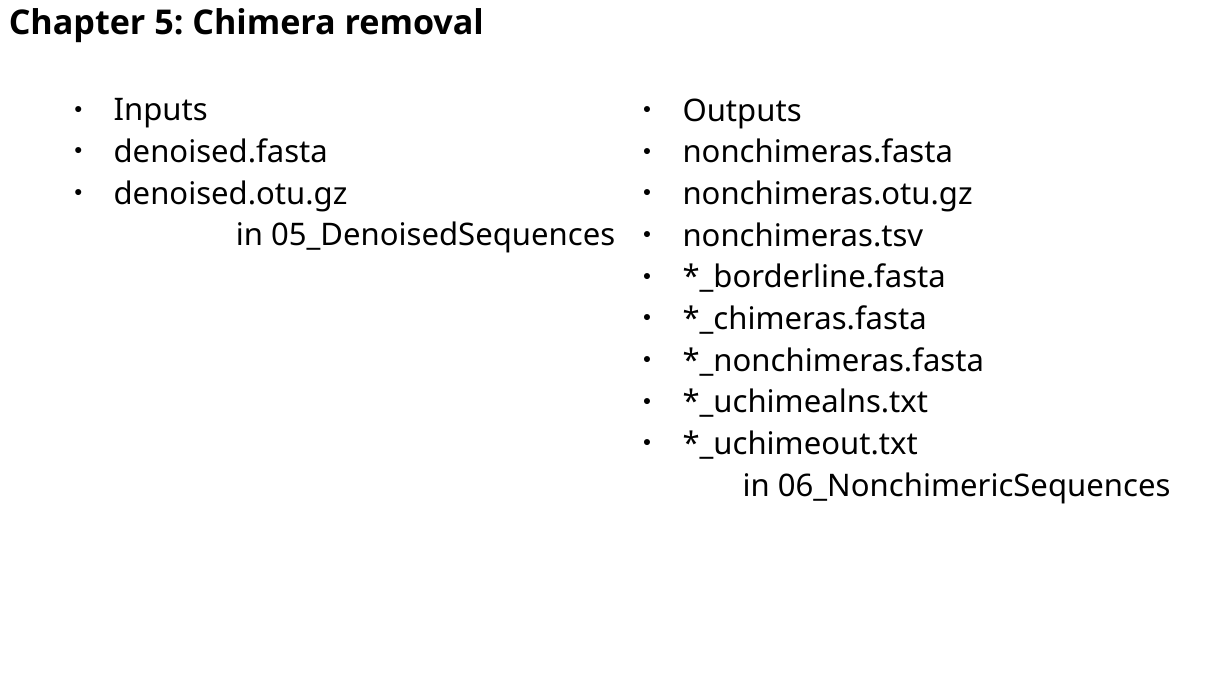
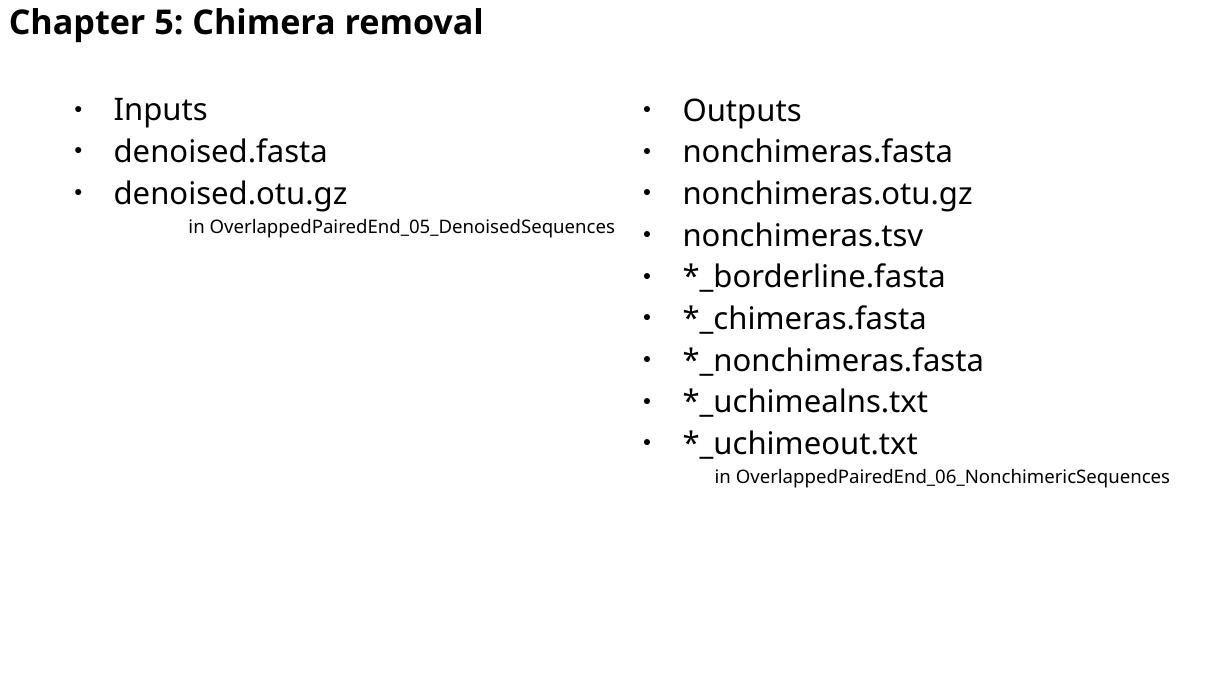
Before and after one commit to astanabe/ClaidentTutorial, a slide deck: slide 32 of AutumnSchool20201115.odp. Drawn at 1232x693 pixels with LibreOffice and Linux fonts; fonts in the diff are those of the drawing. Boxes give left, top, right and bottom in pixels: in the first picture for what was removed or moved away, otherwise in the second. Text is boxed around its words. In the diff, an @@ line names an element or a change of style, - is before the commit and + after.

```diff
--- a/AutumnSchool20201115.odp
+++ b/AutumnSchool20201115.odp
@@ text at (x1=188, y1=219, x2=615, y2=238): text changed; size 20 to 12 pt @@
-in 05_DenoisedSequences
+in OverlappedPairedEnd_05_DenoisedSequences
@@ text at (x1=715, y1=469, x2=1170, y2=488): text changed; size 20 to 12 pt @@
-in 06_NonchimericSequences
+in OverlappedPairedEnd_06_NonchimericSequences
```
Also in this commit, not shown: 18 other slides changed, 2 other files.
